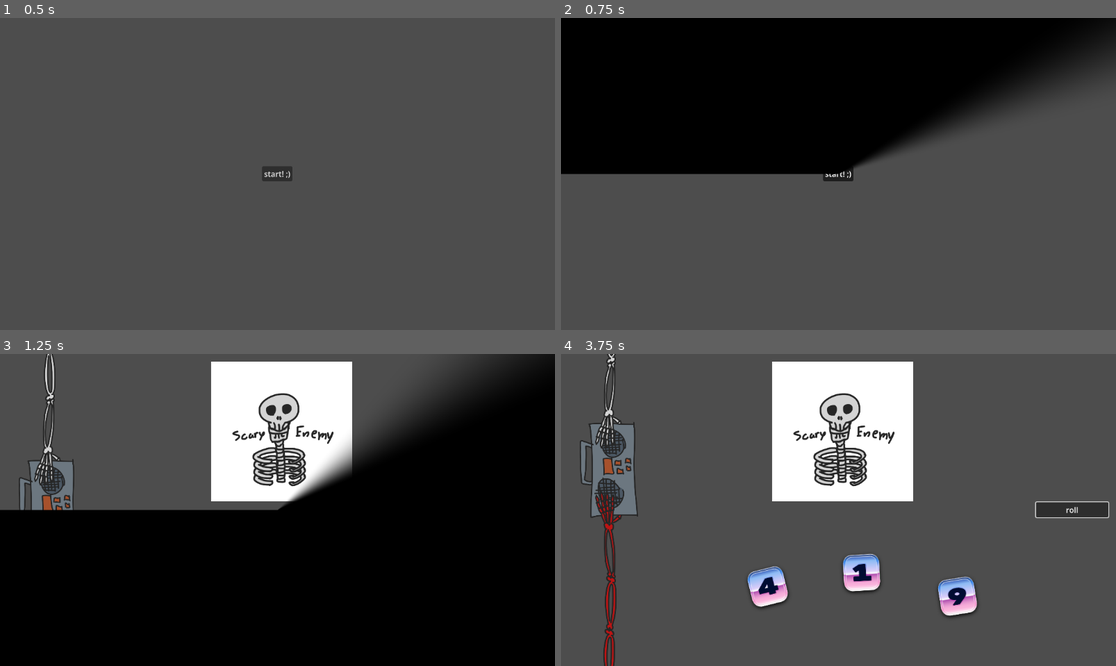
Above: before the commit, frames 1-4 (two rows, left to right).
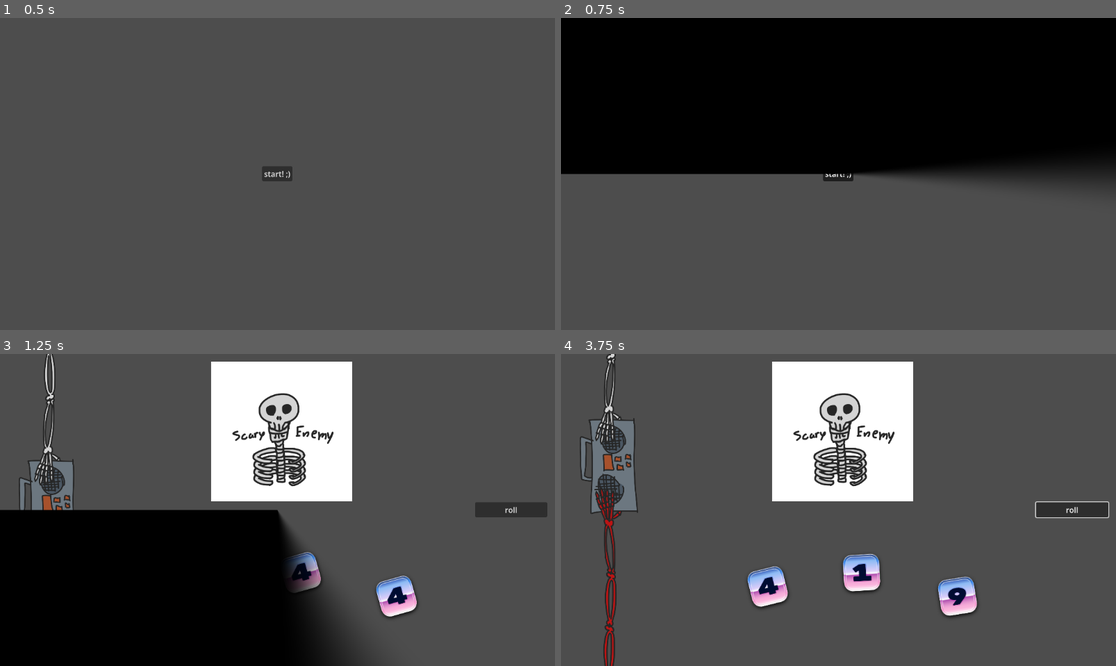
Above: after the commit, the same moments.

Repository: vhoyer/ludum_dare_60
Game: Godot game, scene res://stages/main_menu/main_menu.tscn
The game is run twice, just before and just after one commit, with the same random seed, the same clock (stepped at 60 frames per second) and the same inputs.
Inputs (mouse positions are in pixels of both pictures, inside the frame that each line leads up to):
- Up to frame 1 (0.5 s): no input
- Up to frame 2 (0.75 s): click "start! ,)" at 0.5 s
- Up to frame 3 (1.25 s): no input
- Up to frame 4 (3.75 s): move the mouse to (960, 494) at 1.27 s; hold Right (ui_right) 1.28-2 s; tap K at 1.35, 2.85, 3.6 s; click (960, 494) at 1.42 s; click "roll" at 2 s; move the mouse to (727, 525) at 2.77 s; hold Down (ui_down) 2.78-3.53 s; move the mouse to (894, 441) at 3.52 s; hold Right (ui_right) from 3.53 s (still down)

Frame 1 is identical in both runs. In frame 2, 12% of the frame differs, in the area x 50-100%, y 5-54%; in frame 3, 39%, in the area x 50-100%, y 0-100%; in frame 4, 1.6%.

Commit message:
💫 Tweak timing of stage transition

Diff:
--- a/components/stage_transition/stage_manager_transition.tscn
+++ b/components/stage_transition/stage_manager_transition.tscn
@@ -28,7 +28,6 @@
 [node name="StageManagerTransition" type="CanvasLayer" unique_id=1575758094]
 layer = 128
 script = ExtResource("1_txc1h")
-duration = 0.5
 
 [node name="ColorRect" type="ColorRect" parent="." unique_id=736203938]
 unique_name_in_owner = true
